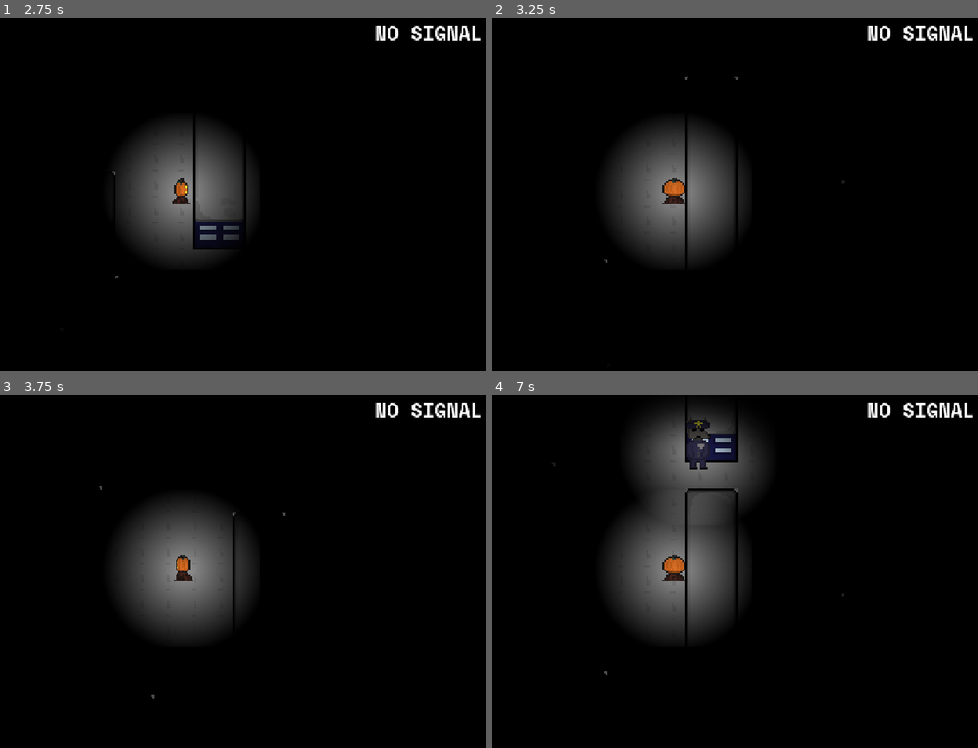
Above: before the commit, frames 1-4 (two rows, left to right).
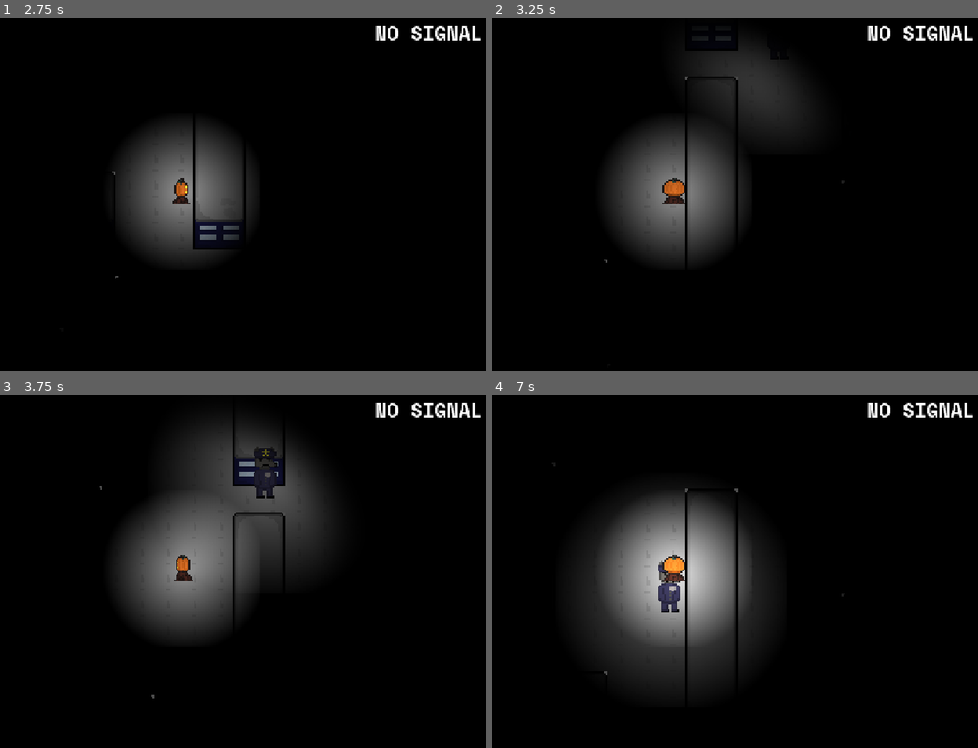
Above: after the commit, the same moments.

Repository: TurbogamesDev/godot-wild-jam-98
Game: Godot game, scene res://assets/scenes/levels/test_level2.tscn
Same seed, same stepped clock (60 frames per second), same inputs: the game is played once before the commit and once after it. This scene is started directly instead of the project's main scene. The engine's default icon, where the game draws it, is replaced by a stand-in: a white triangle on a blue panel in a dark square.
Inputs (mouse positions are in pixels of both pictures, inside the frame that each line leads up to):
- Up to frame 1 (2.75 s): tap Enter at 0.5 s; move the mouse to (315, 176) at 0.52 s; hold D (right) 0.53-1.28 s; click (315, 176) at 0.67 s; move the mouse to (53, 212) at 1.27 s; hold S (down) 1.28-2.03 s; move the mouse to (238, 116) at 2.02 s; hold D (right) from 2.03 s (still down)
- Up to frame 2 (3.25 s): move the mouse to (637, 265) at 2.77 s; release D (right) at 2.78 s; hold W (up) from 2.78 s (still down); click (637, 265) at 2.92 s
- Up to frame 3 (3.75 s): move the mouse to (364, 624) at 3.52 s; release W (up) at 3.53 s; hold A (left) from 3.53 s (still down)
- Up to frame 4 (7 s): move the mouse to (outside the picture) at 4.27 s; move the mouse to (700, 571) at 5.02 s; release A (left) at 5.03 s; hold S (down) 5.03-5.78 s; click (700, 571) at 5.17 s; move the mouse to (574, 483) at 5.77 s; hold D (right) 5.78-6.53 s; move the mouse to (807, 553) at 6.52 s; hold W (up) from 6.53 s (still down)

Frame 1 is identical in both runs. In frame 2, 3.8% of the frame differs, in the area x 41-65%, y 5-33%; in frame 3, 9.9%; in frame 4, 20%, in the area x 17-57%, y 3-83%.

Commit message:
Tweak lighting near enemy

Diff:
--- a/assets/scenes/characters/enemy.tscn
+++ b/assets/scenes/characters/enemy.tscn
@@ -4,19 +4,19 @@
 [ext_resource type="Texture2D" uid="uid://bur07uhwih60y" path="res://assets/sprites/Placeholders/cop wolf.png" id="1_pr8u0"]
 
 [sub_resource type="CircleShape2D" id="CircleShape2D_3hfh6"]
-radius = 64.0
+radius = 42.0
 
 [sub_resource type="CircleShape2D" id="CircleShape2D_0qui0"]
 radius = 18.61907
 
 [sub_resource type="Gradient" id="Gradient_yt64p"]
 offsets = PackedFloat32Array(0, 0.75721157)
-colors = PackedColorArray(1, 1, 1, 1, 0, 0, 0, 1)
+colors = PackedColorArray(0.6666667, 0.6666667, 0.6666667, 1, 0, 0, 0, 1)
 
 [sub_resource type="GradientTexture2D" id="GradientTexture2D_gx0oh"]
 gradient = SubResource("Gradient_yt64p")
-width = 96
-height = 96
+width = 144
+height = 144
 fill = 1
 fill_from = Vector2(0.515625, 0.5086806)
 
--- a/assets/scenes/levels/test_level2.tscn
+++ b/assets/scenes/levels/test_level2.tscn
@@ -476,13 +476,23 @@
 scale = Vector2(-16.58264, -9.481946)
 texture = ExtResource("8_aruyh")
 
-[node name="Enemy2" parent="." unique_id=1655998243 instance=ExtResource("3_04ggp")]
-position = Vector2(327.21655, 709.54346)
-
-[node name="Enemy4" parent="." unique_id=1954471988 instance=ExtResource("3_04ggp")]
+[node name="Enemy5" parent="." unique_id=1954471988 node_paths=PackedStringArray("player") instance=ExtResource("3_04ggp")]
+position = Vector2(1333, 791)
+player = NodePath("../player")
+
+[node name="Enemy2" parent="." unique_id=1655998243 node_paths=PackedStringArray("player") instance=ExtResource("3_04ggp")]
+position = Vector2(743, 861)
+enemy_type = 2
+player = NodePath("../player")
+
+[node name="Enemy4" parent="." unique_id=582487823 node_paths=PackedStringArray("player") instance=ExtResource("3_04ggp")]
 position = Vector2(536.6905, 225.95554)
-
-[node name="Enemy3" parent="." unique_id=411608379 instance=ExtResource("3_04ggp")]
-position = Vector2(862.9424, 326.61264)
+enemy_type = 3
+player = NodePath("../player")
+
+[node name="Enemy3" parent="." unique_id=411608379 node_paths=PackedStringArray("player") instance=ExtResource("3_04ggp")]
+position = Vector2(1452, 463)
+enemy_type = 1
+player = NodePath("../player")
 
 [connection signal="signal_changed" from="player" to="CanvasLayer/MapUI" method="_on_player_signal_changed"]
Not shown: 1 places in assets/scenes/levels/test_level2.tscn that only renumber resources
